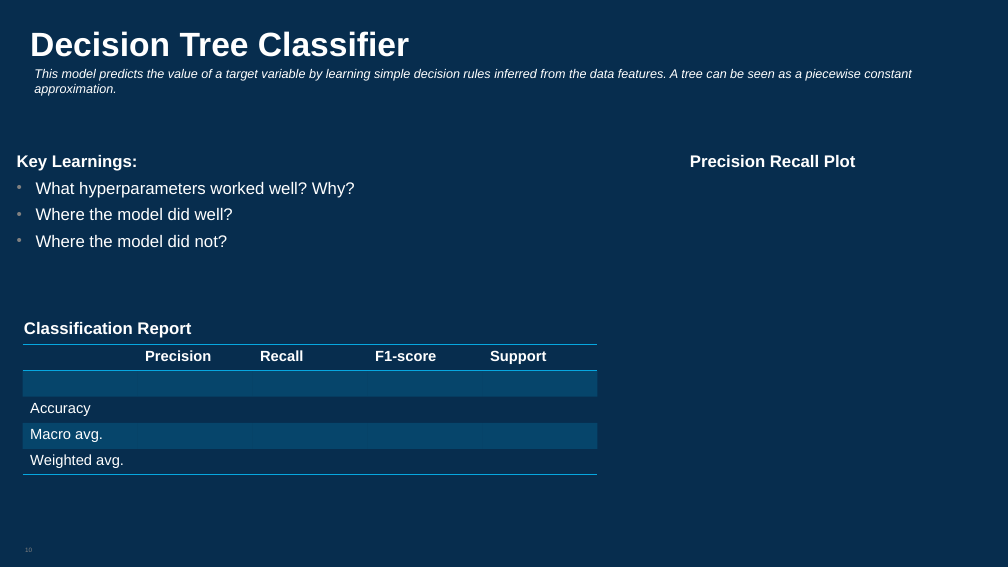
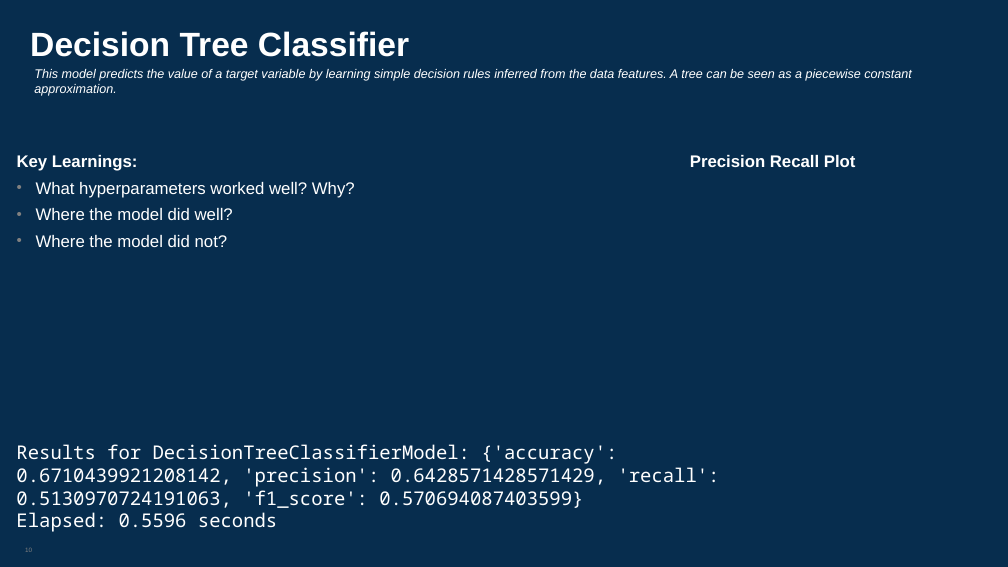
Before and after one commit to tahirbags/cs410_project, a slide deck: slide 10 of docs/cs410 final project_v1.pptx. Drawn at 1008x567 pixels with LibreOffice and Linux fonts; fonts in the diff are those of the drawing. Boxes give left, top, right and bottom in pixels: in the first picture for what was removed or moved away, otherwise in the second. Text is boxed around its words. In the diff, an @@ line names an element or a change of style, - is before the commit and + after.

```diff
--- a/docs/cs410 final project_v1.pptx
+++ b/docs/cs410 final project_v1.pptx
@@ text removed at (x1=24, y1=322, x2=191, y2=338) @@
-Classification Report
@@ table removed at (x1=23, y1=345, x2=597, y2=475), 5 rows, 5 columns @@
- | Precision | Recall | F1-score | Support
- |  |  |  | 
-Accuracy |  |  |  | 
-Macro avg. |  |  |  | 
-Weighted avg. |  |  |  | 
@@ text added at (x1=16, y1=444, x2=720, y2=532), 18 pt, text #FFFFFF @@
+Results for DecisionTreeClassifierModel: {'accuracy': 0.6710439921208142, 'precision': 0.6428571428571429, 'recall': 0.5130970724191063, 'f1_score': 0.570694087403599}
+Elapsed: 0.5596 seconds
```
Also in this commit, not shown: 9 other slides changed.
